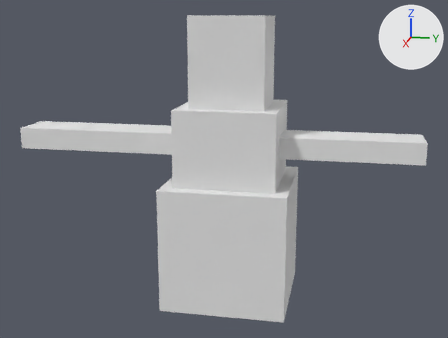
Before and after pictures for a commit that changed the OBJ model Sandbox/src/main/resources/snowman.obj.
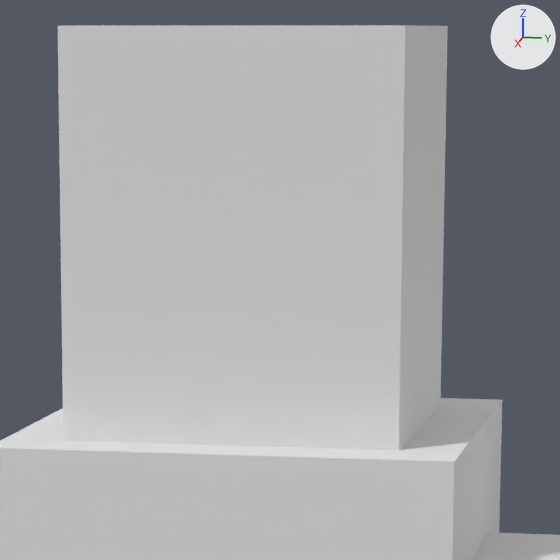
Old and new are each drawn whole from a camera (50 mm lens) standing at (9.79, 1.81, 3.6) and looking at (0.03, -0.14, 1.16) and again close up on the part from 39% to 67% of the width and 3% to 40% of the height. Arrows for +X, +Y and +Z are at upper right; the lights stay in place. Where no turn or scale is listed for an object, it has been applied to the vertices.
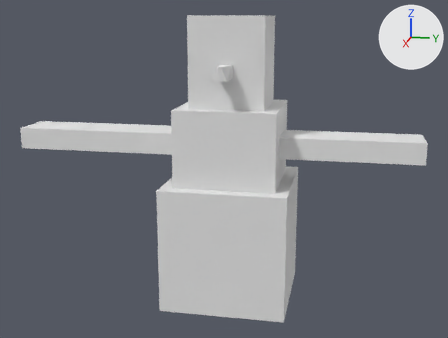
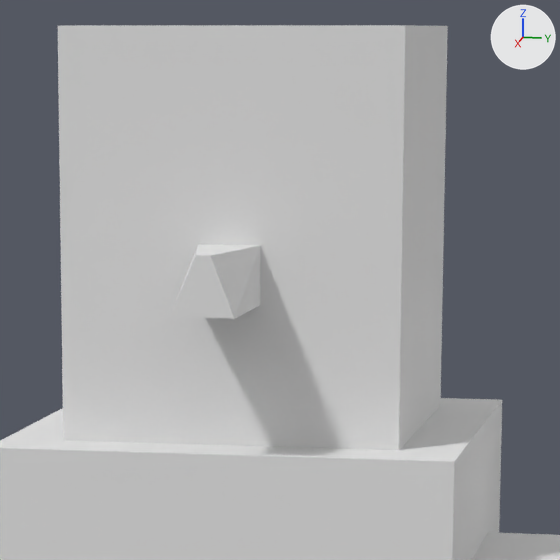
What the commit changed:
me_cube is used by ob_cube; location (0.0, 0.0, 0.0).
me_cube had 40 vertices, 76 faces and spanned x -1.0..1.0, y -3.55..3.0, z -1.0..3.61.
me_cube now has 48 vertices, 92 faces and spans x -1.0..1.04, y -3.55..3.0, z -1.0..3.61.
Part 1, on me_cube:
2 faces are deleted.
8 vertices are added at x 0.59..1.04, y -0.11..0.11, z 2.69..2.89.
18 new faces join them.

What differs and where, as boxes [x1, y1, x2, y2] in the close-ups (560 x 560 px):
part 1 of me_cube, built on
    both: [185, 220, 351, 449]
